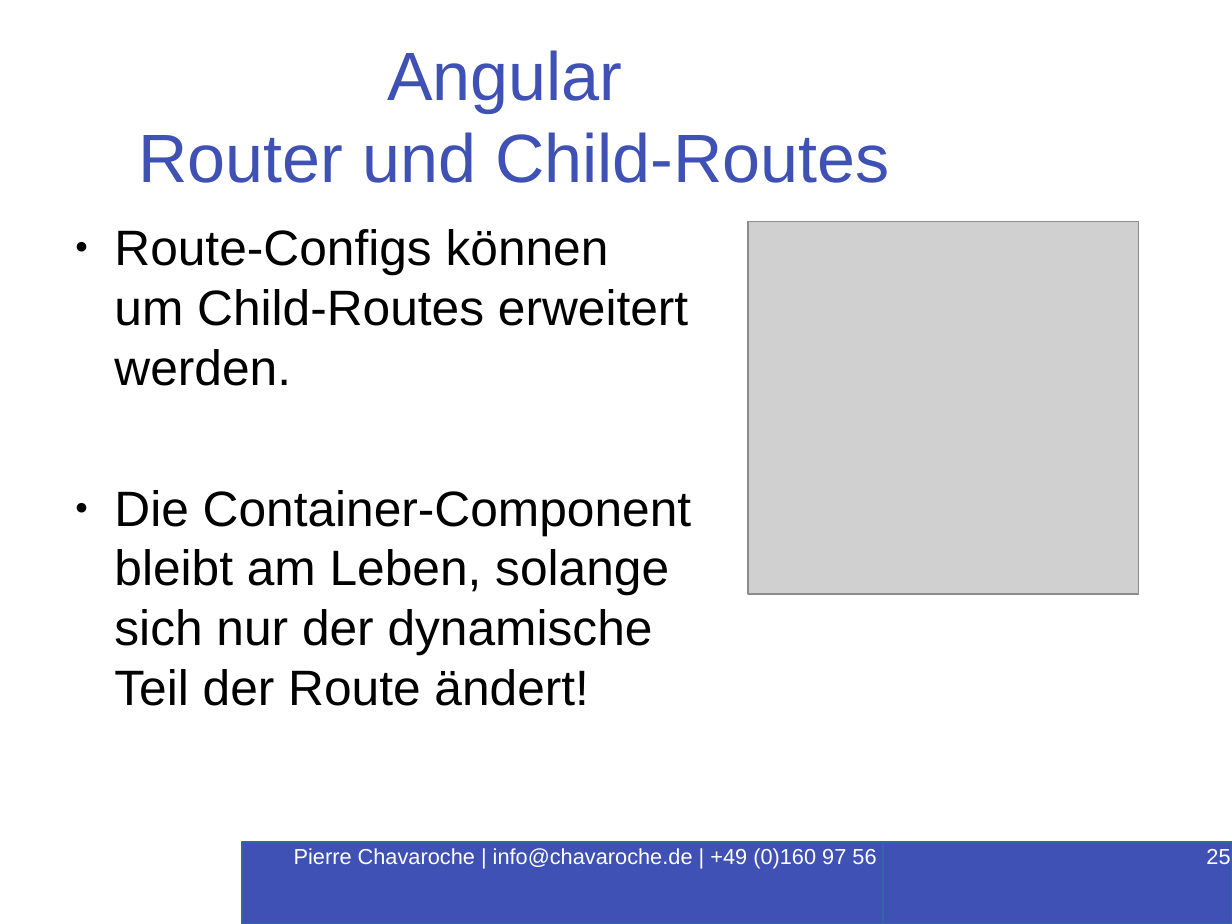
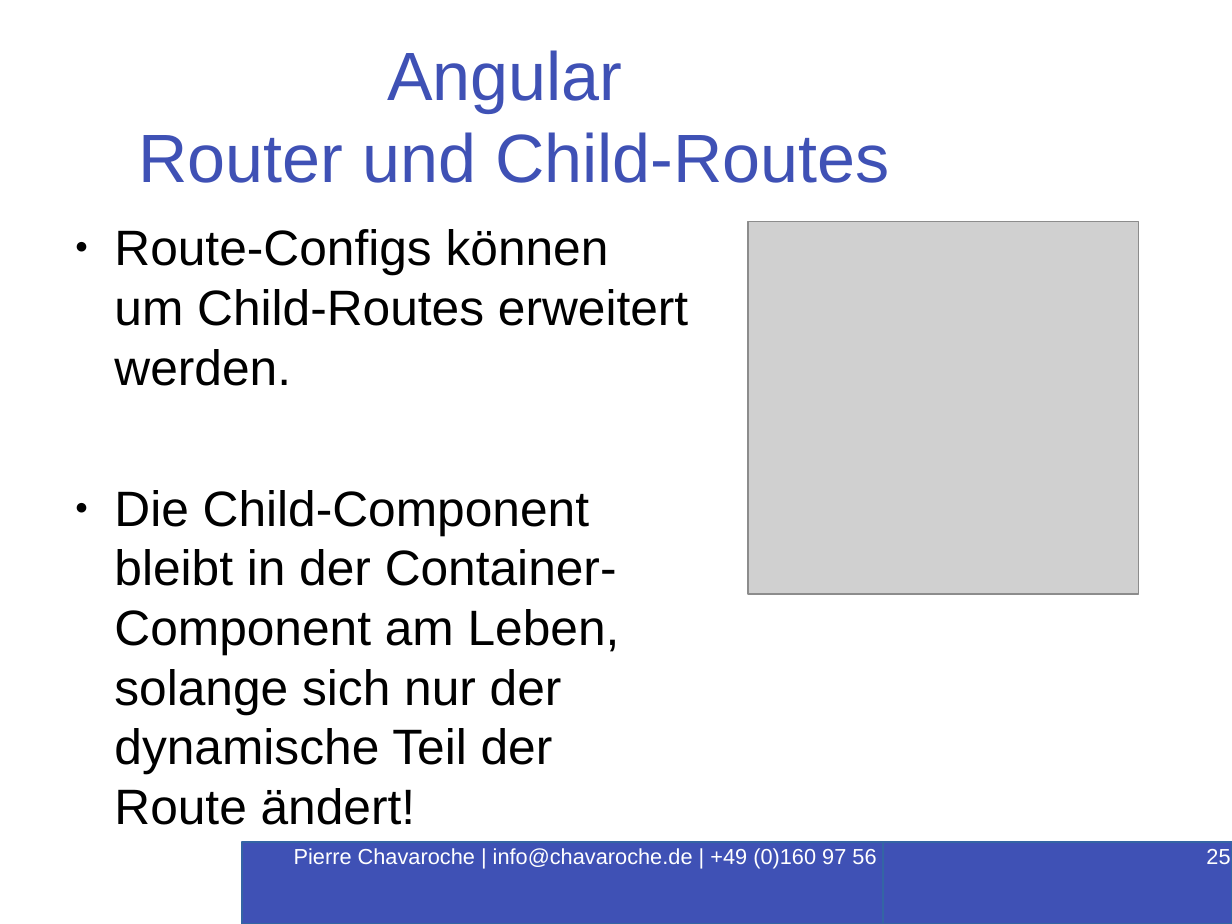
Before and after one commit to PierreChavaroche/workshop-presentation, a slide deck: slide 25 of Angular-RxJS.odp. Drawn at 1232x924 pixels with LibreOffice and Linux fonts; fonts in the diff are those of the drawing; grey boxes stand for pictures; background and template pictures are left out. Boxes give left, top, right and bottom in pixels: in the first picture for what was removed or moved away, otherwise in the second. Text is boxed around its words. In the diff, an @@ line names an element or a change of style, - is before the commit and + after.

```diff
--- a/Angular-RxJS.odp
+++ b/Angular-RxJS.odp
@@ text at (x1=114, y1=490, x2=620, y2=825): text changed @@
-● Die Container-Component
-  bleibt am Leben, solange
-  sich nur der dynamische
-  Teil der Route ändert!
+● Die Child-Component
+  bleibt in der Container-
+  Component am Leben,
+  solange sich nur der
+  dynamische Teil der
+  Route ändert!
```
Also in this commit, not shown: 4 other slides changed, 3 other files.
